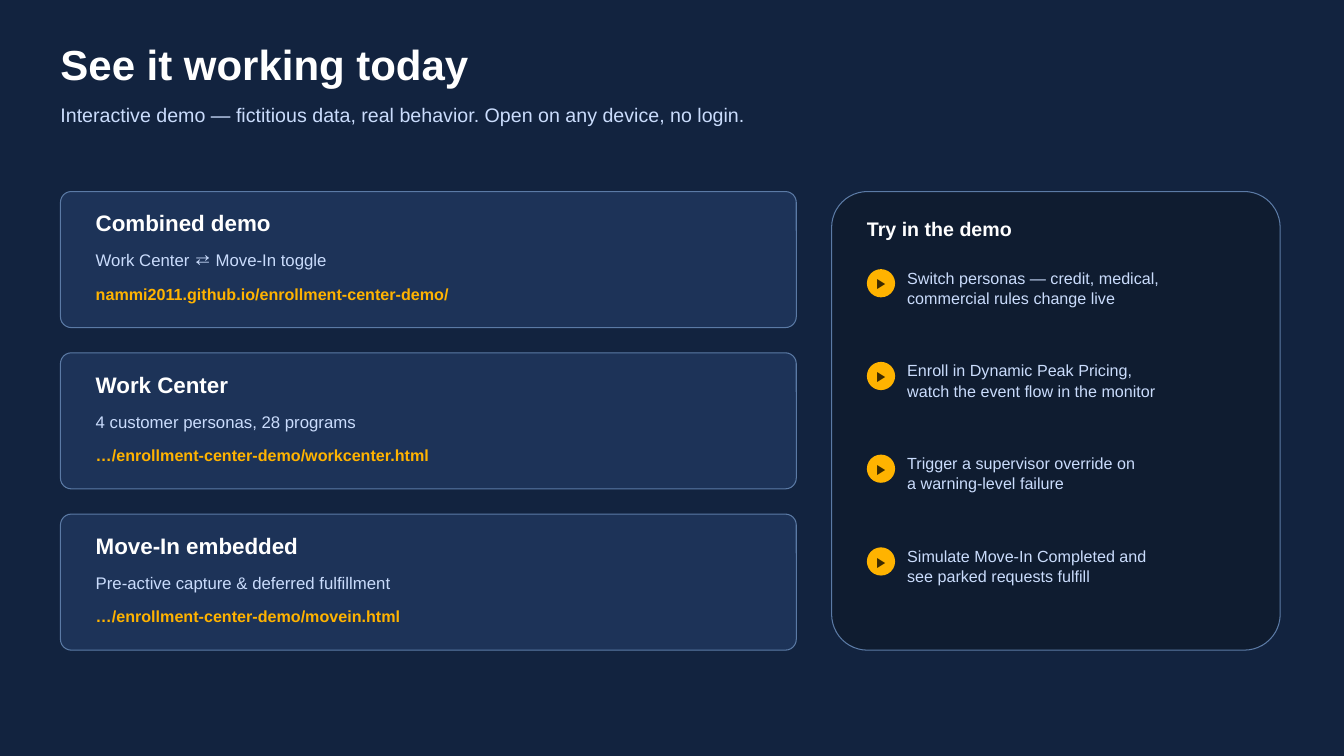
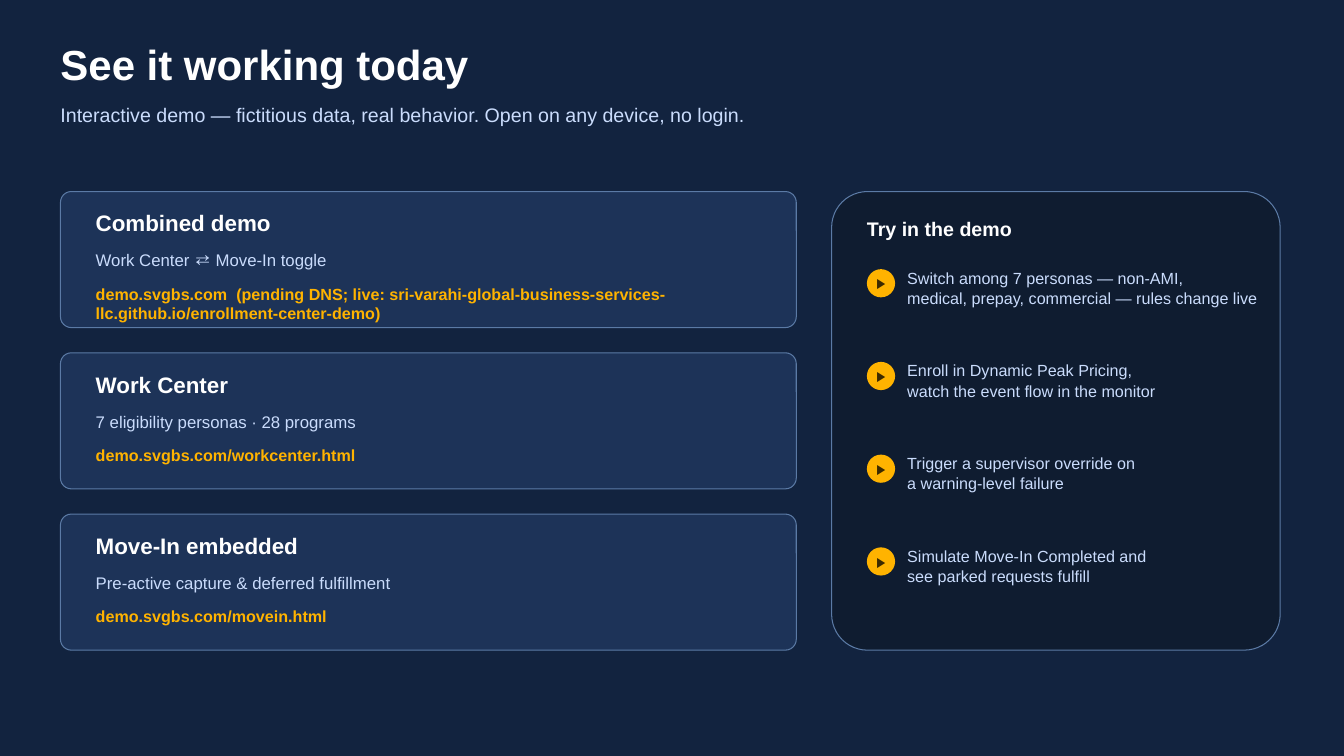
Before and after one commit to Sri-Varahi-GLobal-Business-Services-LLC/Customer-Enrollment-Center, a slide deck: slide 4 of Enrollment Center/Enrollment Center - Client Presentation v1.0.pptx. Drawn at 1344x756 pixels with LibreOffice and Linux fonts; fonts in the diff are those of the drawing. Boxes give left, top, right and bottom in pixels: in the first picture for what was removed or moved away, otherwise in the second. Text is boxed around its words. In the diff, an @@ line names an element or a change of style, - is before the commit and + after.

```diff
--- a/Enrollment Center/Enrollment Center - Client Presentation v1.0.pptx
+++ b/Enrollment Center/Enrollment Center - Client Presentation v1.0.pptx
@@ text at (x1=96, y1=288, x2=665, y2=323): text changed @@
-nammi2011.github.io/enrollment-center-demo/
+demo.svgbs.com (pending DNS; live: sri-varahi-global-business-services-llc.github.io/enrollment-center-demo)
@@ text at (x1=907, y1=272, x2=1257, y2=308): text changed @@
-Switch personas — credit, medical,
-commercial rules change live
+Switch among 7 personas — non-AMI,
+medical, prepay, commercial — rules change live
@@ text at (x1=96, y1=416, x2=356, y2=432): text changed @@
-4 customer personas, 28 programs
+7 eligibility personas · 28 programs
@@ text at (x1=96, y1=449, x2=356, y2=465): text changed @@
-…/enrollment-center-demo/workcenter.html
+demo.svgbs.com/workcenter.html
@@ text at (x1=96, y1=610, x2=327, y2=626): text changed @@
-…/enrollment-center-demo/movein.html
+demo.svgbs.com/movein.html
```
Also in this commit, not shown: 1 other slide changed, 13 other files.
